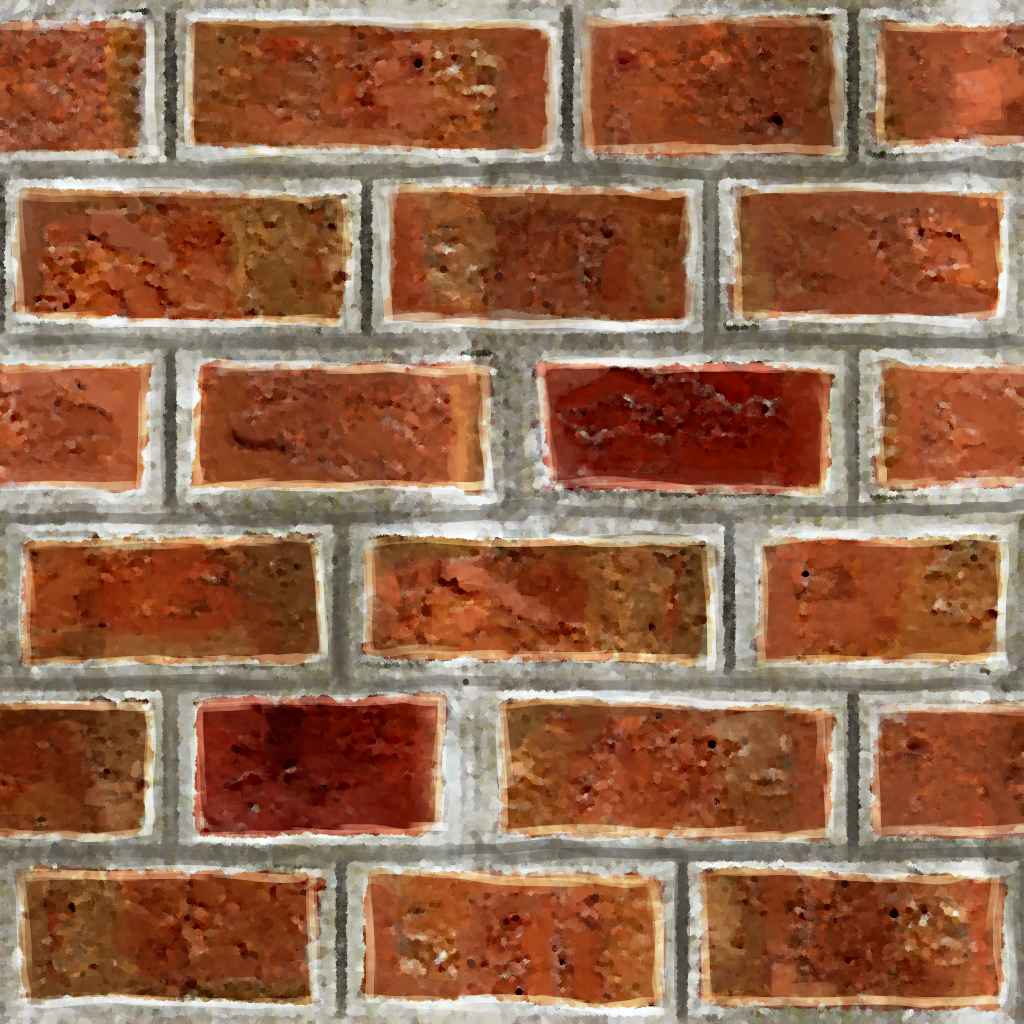
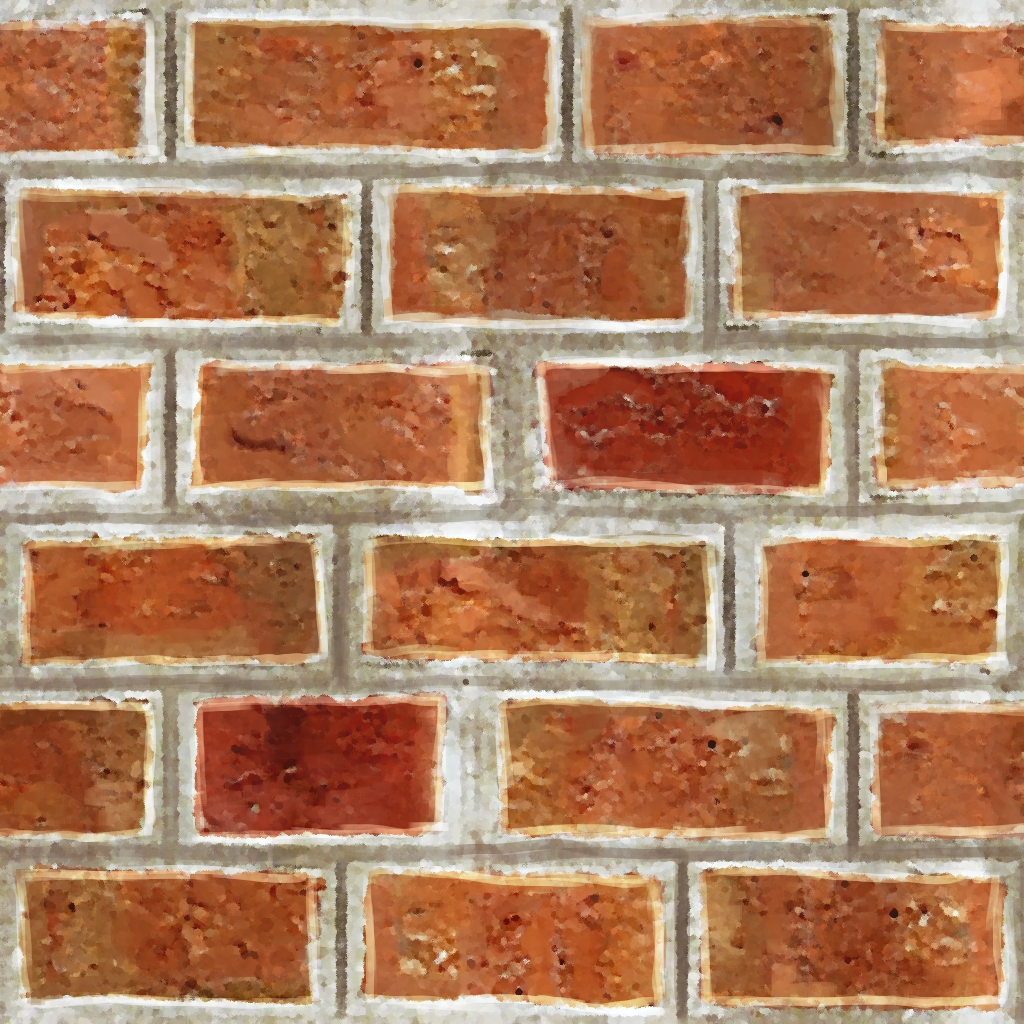
The second (1024, 1024) image is a revision of the first. Changes to its layers:
added layer "Layer #2" (addition, 25%) above "Layer #1" over (x1=0, y1=0, x2=1024, y2=1024)
